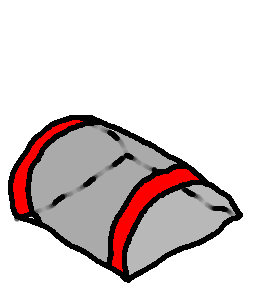
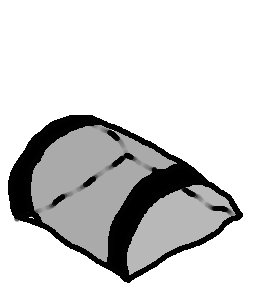
Two versions of the same layered image (256×288). Layer-by-layer changes:
added layer "Treść copy" above "Treść" over box(13, 120, 199, 272)
hid "Treść" over box(13, 120, 199, 272)
